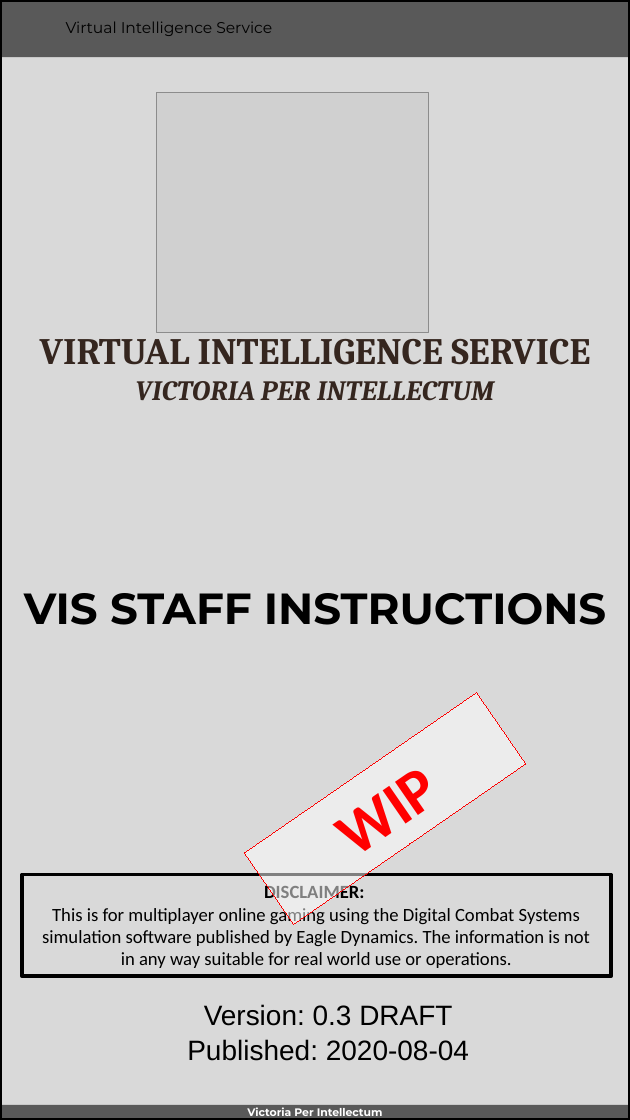
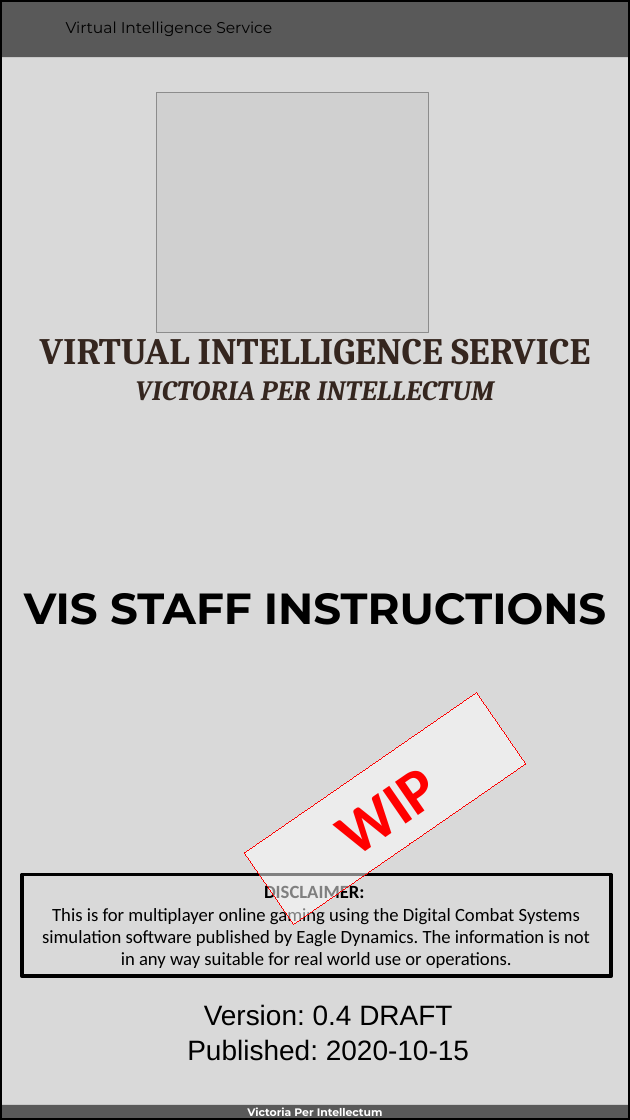
Before and after one commit to 132nd-vWing/VIS, a slide deck: slide 1 of VIS WORKSPACE/VIS Instructions.pptx. Drawn at 630x1120 pixels with LibreOffice and Linux fonts; fonts in the diff are those of the drawing; grey boxes stand for pictures; background and template pictures are left out. Boxes give left, top, right and bottom in pixels: in the first picture for what was removed or moved away, otherwise in the second. Text is boxed around its words. In the diff, an @@ line names an element or a change of style, - is before the commit and + after.

```diff
--- a/VIS WORKSPACE/VIS Instructions.pptx
+++ b/VIS WORKSPACE/VIS Instructions.pptx
@@ text at <box>204,1004,452,1026</box>: text changed @@
-Version: 0.3 DRAFT
+Version: 0.4 DRAFT
@@ text at <box>187,1039,469,1061</box>: text changed @@
-Published: 2020-08-04
+Published: 2020-10-15
```
Also in this commit, not shown: 1 other slide changed, 1 slide added.
